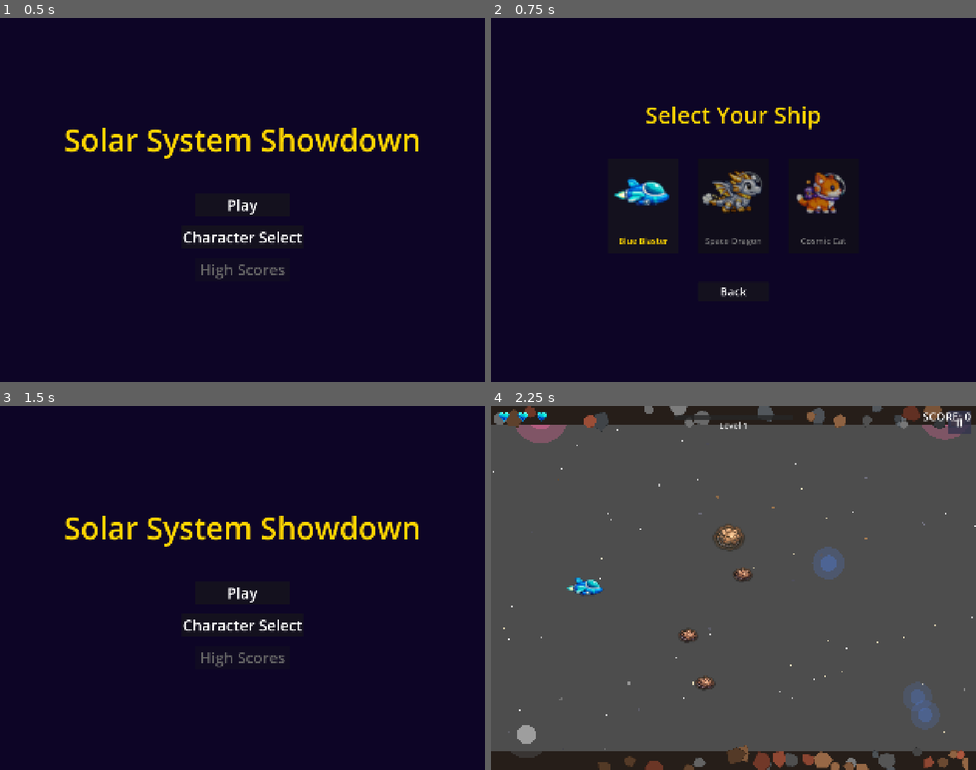
Above: before the commit, frames 1-4 (two rows, left to right).
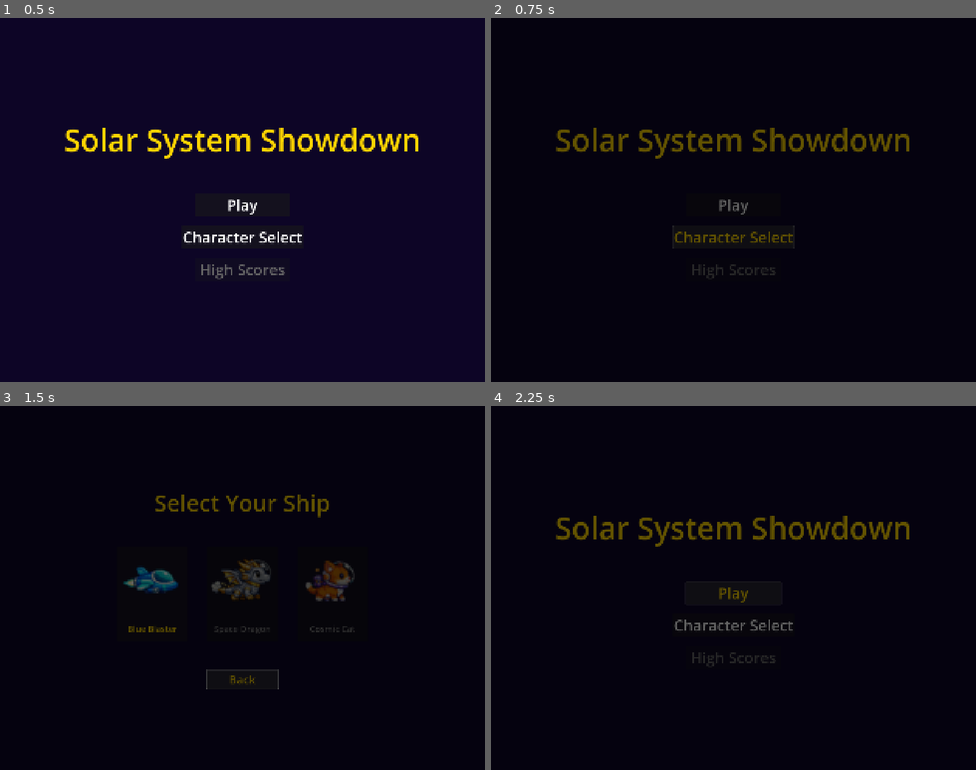
Above: after the commit, the same moments.

Repository: mattzollinhofer/space_scroller
Game: Godot game, scene res://scenes/ui/main_menu.tscn
The game is run twice, just before and just after one commit, with the same random seed, the same clock (stepped at 60 frames per second) and the same inputs.
Inputs:
- Up to frame 1 (0.5 s): no input
- Up to frame 2 (0.75 s): click "Character Select" at 0.5 s
- Up to frame 3 (1.5 s): click "Back" at 1.25 s
- Up to frame 4 (2.25 s): click "Play" at 2 s

Frame 1 is identical in both runs. In frame 2, 7.0% of the frame differs, in the area x 13-87%, y 24-77%; in frame 3, 13%; in frame 4, 100%, in the area x 0-100%, y 0-100%.

Commit message:
Add smooth fade transitions between game screens
Navigation between main menu, gameplay, pause menu, and game over now
uses 0.3s fade-in/fade-out transitions for a polished experience.

- Create TransitionManager autoload with fade_out(), fade_in(), and
  transition_to_scene() methods using Tween animations
- Register TransitionManager in project.godot autoloads
- Update main_menu.gd Play and Character Selection buttons
- Update pause_menu.gd Quit to Menu button
- Update game_over_screen.gd Main Menu button
- Update character_selection.gd Back button
- Add integration test for transition functionality

All screens gracefully fall back to instant transitions if
TransitionManager is unavailable.

🤖 Generated with [Claude Code](https://claude.com/claude-code)

Co-Authored-By: Claude Opus 4.5 <noreply@anthropic.com>

Diff:
--- a/project.godot
+++ b/project.godot
@@ -19,6 +19,7 @@
 
 ScoreManager="*res://scripts/score_manager.gd"
 GameState="*res://scripts/autoloads/game_state.gd"
+TransitionManager="*res://scripts/autoloads/transition_manager.gd"
 
 [display]
 
--- /dev/null
+++ b/scripts/autoloads/transition_manager.gd
@@ -0,0 +1,78 @@
+extends CanvasLayer
+## Manages smooth transitions between screens using fade effects.
+## Provides fade_out(), fade_in(), and transition_to_scene() methods.
+## Registered as autoload to be accessible from any scene.
+
+## Duration of fade transitions in seconds
+const FADE_DURATION: float = 0.3
+
+## The fade overlay ColorRect (created dynamically)
+var _fade_overlay: ColorRect = null
+
+## Current tween for fade animations
+var _current_tween: Tween = null
+
+
+func _ready() -> void:
+	# Set to highest layer so fade is always on top
+	layer = 100
+	# Always process so transitions work even when game is paused
+	process_mode = Node.PROCESS_MODE_ALWAYS
+	# Create the fade overlay
+	_create_fade_overlay()
+
+
+## Create the full-screen fade overlay
+func _create_fade_overlay() -> void:
+	if _fade_overlay:
+		return
+
+	_fade_overlay = ColorRect.new()
+	_fade_overlay.name = "FadeOverlay"
+	# Full screen coverage
+	_fade_overlay.set_anchors_preset(Control.PRESET_FULL_RECT)
+	_fade_overlay.anchor_right = 1.0
+	_fade_overlay.anchor_bottom = 1.0
+	# Black color, starts fully transparent
+	_fade_overlay.color = Color(0, 0, 0, 0)
+	# Don't block input when transparent
+	_fade_overlay.mouse_filter = Control.MOUSE_FILTER_IGNORE
+	add_child(_fade_overlay)
+
+
+## Fade out (screen goes black)
+## alpha 0 -> 1 over FADE_DURATION
+func fade_out() -> void:
+	_stop_current_tween()
+	_fade_overlay.color.a = 0.0
+	_current_tween = create_tween()
+	_current_tween.tween_property(_fade_overlay, "color:a", 1.0, FADE_DURATION)
+
+
+## Fade in (black fades away)
+## alpha 1 -> 0 over FADE_DURATION
+func fade_in() -> void:
+	_stop_current_tween()
+	_fade_overlay.color.a = 1.0
+	_current_tween = create_tween()
+	_current_tween.tween_property(_fade_overlay, "color:a", 0.0, FADE_DURATION)
+
+
+## Transition to a new scene with fade effect
+## Fades out, changes scene, then fades in
+func transition_to_scene(scene_path: String) -> void:
+	# Start fade out
+	fade_out()
+	# Wait for fade to complete
+	await _current_tween.finished
+	# Change scene
+	get_tree().change_scene_to_file(scene_path)
+	# Fade back in
+	fade_in()
+
+
+## Stop any currently running fade tween
+func _stop_current_tween() -> void:
+	if _current_tween and _current_tween.is_valid():
+		_current_tween.kill()
+	_current_tween = null
--- a/scripts/game_over_screen.gd
+++ b/scripts/game_over_screen.gd
@@ -37,12 +37,17 @@
 	get_tree().paused = false
 
 
-## Handle Main Menu button pressed - return to main menu
+## Handle Main Menu button pressed - return to main menu with transition
 func _on_main_menu_button_pressed() -> void:
 	# Unpause the game tree before changing scene
 	get_tree().paused = false
-	# Navigate to main menu
-	get_tree().call_deferred("change_scene_to_file", "res://scenes/ui/main_menu.tscn")
+	# Navigate to main menu with transition
+	if has_node("/root/TransitionManager"):
+		var transition_manager = get_node("/root/TransitionManager")
+		transition_manager.transition_to_scene("res://scenes/ui/main_menu.tscn")
+	else:
+		# Fallback to instant transition
+		get_tree().call_deferred("change_scene_to_file", "res://scenes/ui/main_menu.tscn")
 
 
 ## Update the score label with current score from ScoreManager
--- a/scripts/ui/character_selection.gd
+++ b/scripts/ui/character_selection.gd
@@ -36,9 +36,14 @@
 	_update_selection_highlight()
 
 
-## Handle back button pressed - return to main menu
+## Handle back button pressed - return to main menu with transition
 func _on_back_pressed() -> void:
-	get_tree().call_deferred("change_scene_to_file", "res://scenes/ui/main_menu.tscn")
+	if has_node("/root/TransitionManager"):
+		var transition_manager = get_node("/root/TransitionManager")
+		transition_manager.transition_to_scene("res://scenes/ui/main_menu.tscn")
+	else:
+		# Fallback to instant transition
+		get_tree().call_deferred("change_scene_to_file", "res://scenes/ui/main_menu.tscn")
 
 
 ## Update visual highlighting to show selected character
--- a/scripts/ui/main_menu.gd
+++ b/scripts/ui/main_menu.gd
@@ -8,14 +8,24 @@
 	pass
 
 
-## Handle Play button pressed - start gameplay
+## Handle Play button pressed - start gameplay with transition
 func _on_play_button_pressed() -> void:
-	get_tree().call_deferred("change_scene_to_file", "res://scenes/main.tscn")
+	if has_node("/root/TransitionManager"):
+		var transition_manager = get_node("/root/TransitionManager")
+		transition_manager.transition_to_scene("res://scenes/main.tscn")
+	else:
+		# Fallback to instant transition
+		get_tree().call_deferred("change_scene_to_file", "res://scenes/main.tscn")
 
 
 ## Handle Character Selection button pressed
 func _on_character_select_button_pressed() -> void:
-	get_tree().call_deferred("change_scene_to_file", "res://scenes/ui/character_selection.tscn")
+	if has_node("/root/TransitionManager"):
+		var transition_manager = get_node("/root/TransitionManager")
+		transition_manager.transition_to_scene("res://scenes/ui/character_selection.tscn")
+	else:
+		# Fallback to instant transition
+		get_tree().call_deferred("change_scene_to_file", "res://scenes/ui/character_selection.tscn")
 
 
 ## Handle High Scores button pressed (placeholder)
--- a/scripts/ui/pause_menu.gd
+++ b/scripts/ui/pause_menu.gd
@@ -54,4 +54,9 @@
 func _on_quit_button_pressed() -> void:
 	# Unpause before changing scene
 	get_tree().paused = false
-	get_tree().change_scene_to_file("res://scenes/ui/main_menu.tscn")
+	if has_node("/root/TransitionManager"):
+		var transition_manager = get_node("/root/TransitionManager")
+		transition_manager.transition_to_scene("res://scenes/ui/main_menu.tscn")
+	else:
+		# Fallback to instant transition
+		get_tree().change_scene_to_file("res://scenes/ui/main_menu.tscn")
--- /dev/null
+++ b/tests/test_transitions.gd
@@ -0,0 +1,110 @@
+extends Node2D
+## Integration test: Screen transitions have smooth fade effects
+## Run this scene to verify TransitionManager functionality works end-to-end.
+
+var _test_passed: bool = false
+var _test_failed: bool = false
+var _failure_reason: String = ""
+var _frame_count: int = 0
+var _max_frames: int = 300  # 5 seconds at 60fps
+
+
+func _ready() -> void:
+	print("=== Test: Screen Transitions ===")
+
+	# Check if TransitionManager autoload exists
+	if not has_node("/root/TransitionManager"):
+		_fail("TransitionManager autoload not found - must be registered in project.godot")
+		return
+
+	var transition_manager = get_node("/root/TransitionManager")
+	print("TransitionManager autoload found")
+
+	# Check for required methods
+	if not transition_manager.has_method("fade_out"):
+		_fail("TransitionManager missing fade_out() method")
+		return
+	print("fade_out() method exists")
+
+	if not transition_manager.has_method("fade_in"):
+		_fail("TransitionManager missing fade_in() method")
+		return
+	print("fade_in() method exists")
+
+	if not transition_manager.has_method("transition_to_scene"):
+		_fail("TransitionManager missing transition_to_scene() method")
+		return
+	print("transition_to_scene() method exists")
+
+	# Check that TransitionManager has a fade overlay
+	var overlay = transition_manager.get_node_or_null("FadeOverlay")
+	if not overlay:
+		overlay = transition_manager.get_node_or_null("ColorRect")
+	if not overlay:
+		# Search children for a ColorRect
+		for child in transition_manager.get_children():
+			if child is ColorRect:
+				overlay = child
+				break
+
+	if not overlay:
+		_fail("TransitionManager missing fade overlay (ColorRect)")
+		return
+	print("Fade overlay found")
+
+	# Verify overlay starts transparent (alpha = 0 or near 0)
+	var initial_alpha = overlay.modulate.a if overlay is ColorRect else 0.0
+	if overlay is ColorRect:
+		initial_alpha = overlay.color.a
+
+	# Some tolerance for floating point
+	if initial_alpha > 0.1:
+		_fail("Fade overlay should start transparent (alpha near 0), got: %s" % initial_alpha)
+		return
+	print("Fade overlay starts transparent: alpha = %s" % initial_alpha)
+
+	# Test fade_out
+	print("Testing fade_out()...")
+	transition_manager.fade_out()
+
+	# Wait for fade to complete then check alpha
+	await get_tree().create_timer(0.5).timeout
+
+	var after_fade_alpha = overlay.color.a if overlay is ColorRect else overlay.modulate.a
+	if after_fade_alpha < 0.9:
+		_fail("After fade_out, overlay alpha should be near 1.0, got: %s" % after_fade_alpha)
+		return
+	print("After fade_out, overlay alpha = %s (expected ~1.0)" % after_fade_alpha)
+
+	# Test fade_in
+	print("Testing fade_in()...")
+	transition_manager.fade_in()
+
+	# Wait for fade to complete then check alpha
+	await get_tree().create_timer(0.5).timeout
+
+	var after_fade_in_alpha = overlay.color.a if overlay is ColorRect else overlay.modulate.a
+	if after_fade_in_alpha > 0.1:
+		_fail("After fade_in, overlay alpha should be near 0.0, got: %s" % after_fade_in_alpha)
+		return
+	print("After fade_in, overlay alpha = %s (expected ~0.0)" % after_fade_in_alpha)
+
+	# All checks passed
+	_pass()
+
+
+func _pass() -> void:
+	_test_passed = true
+	print("=== TEST PASSED ===")
+	print("TransitionManager provides smooth fade transitions.")
+	await get_tree().create_timer(0.5).timeout
+	get_tree().quit(0)
+
+
+func _fail(reason: String) -> void:
+	_test_failed = true
+	_failure_reason = reason
+	print("=== TEST FAILED ===")
+	print("Reason: %s" % reason)
+	await get_tree().create_timer(0.5).timeout
+	get_tree().quit(1)
--- /dev/null
+++ b/tests/test_transitions.tscn
@@ -0,0 +1,6 @@
+[gd_scene load_steps=2 format=3 uid="uid://cpj1kxsaavfjw"]
+
+[ext_resource type="Script" path="res://tests/test_transitions.gd" id="1_test"]
+
+[node name="TestTransitions" type="Node2D"]
+script = ExtResource("1_test")
Not shown, added: scripts/autoloads/transition_manager.gd.uid
Not shown, added: tests/test_transitions.gd.uid
Not shown, changed: agent-os/specs/2025-12-30-9-game-ui/tasks.md
